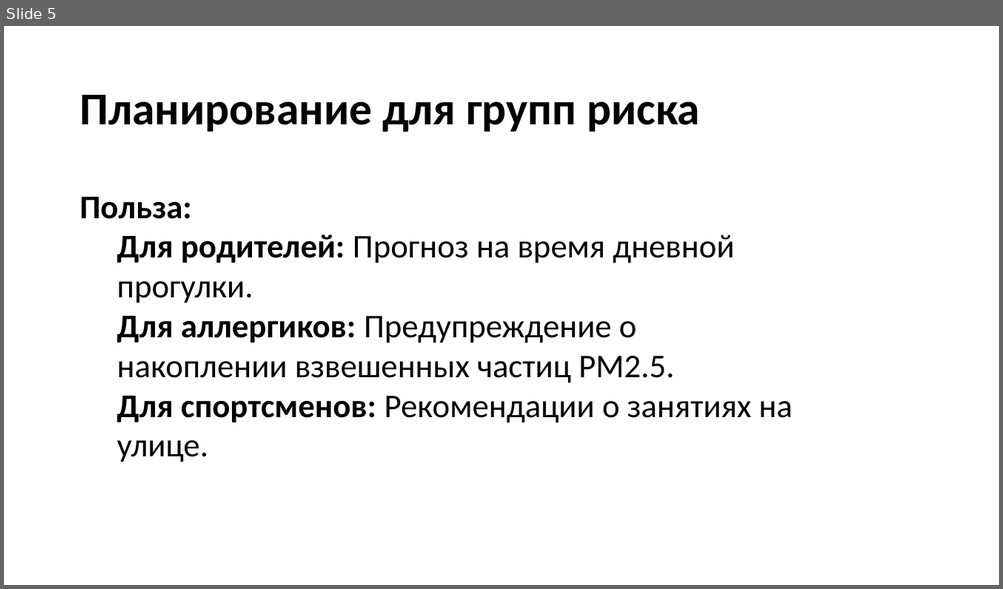
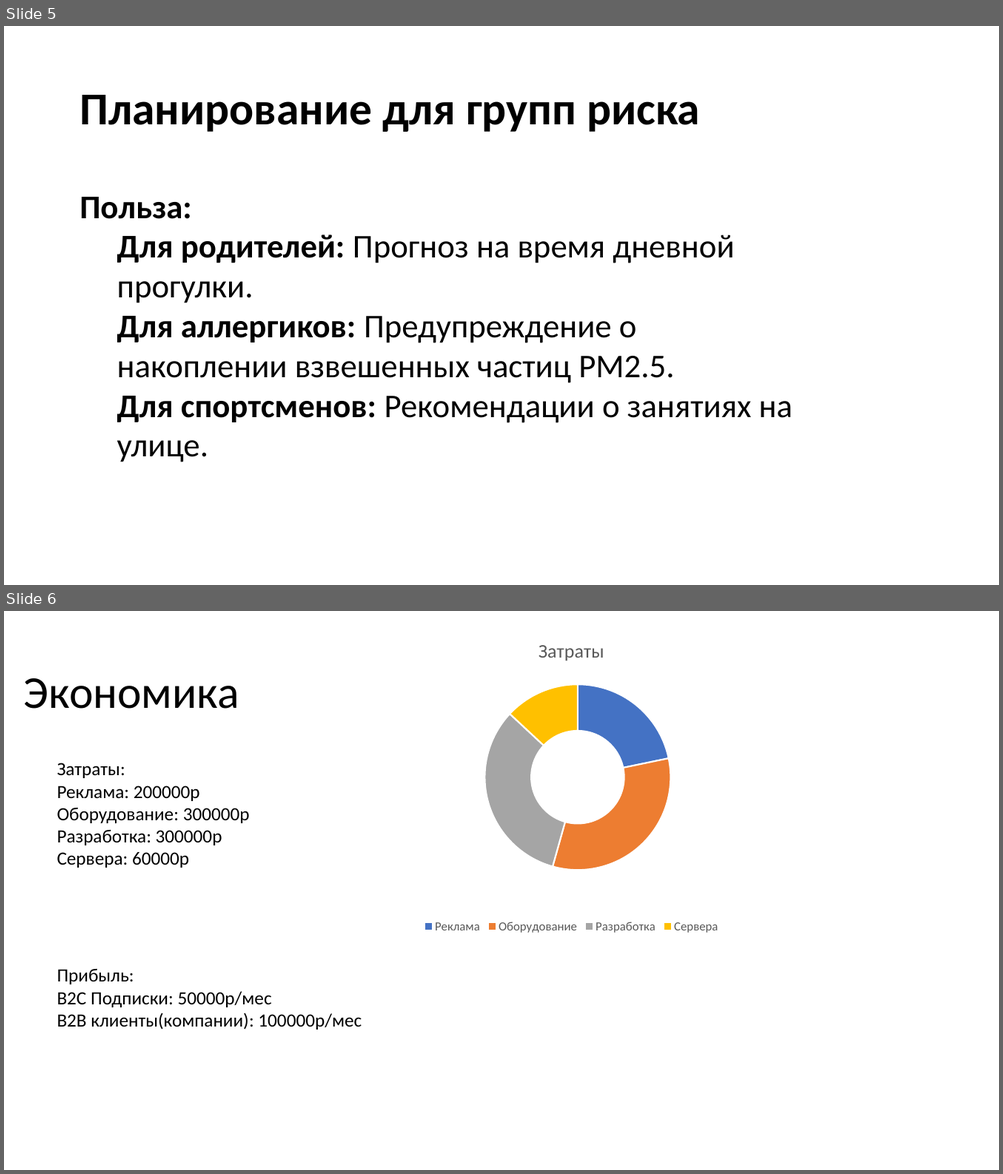
Before and after one commit to RaneKup/AQIbot, a slide deck: Air Project.pptx. Shown one above the other, each under a label of ours: slide 5 before the commit, slides 5 and 6 after it. The pictures are 1003x589 and 1003x1174 pixels, drawn with LibreOffice and Linux fonts; fonts in the diff are those of the drawing; background and template pictures are left out. Boxes give left, top, right and bottom in pixels: in the first picture for what was removed or moved away, otherwise in the second. Text is boxed around its words. In the diff, an @@ line names an element or a change of style, - is before the commit and + after.

```diff
--- a/Air Project.pptx
+++ b/Air Project.pptx
@@ slide 6 added at [4,611,999,1170], background picture (left out) @@
@@ doughnut chart added at [233,624,910,937] @@
+title "Затраты "
+categories: Реклама, Оборудование, Разработка, Сервера
+Series 1: 22, 33, 33, 13
@@ title added at [24,678,239,709], 44 pt, text #000000 @@
+Экономика
@@ text added at [57,763,250,868], 18 pt, text #000000 @@
+Затраты:
+Реклама: 200000р
+Оборудование: 300000р
+Разработка: 300000р
+Сервера: 60000р
@@ text added at [57,969,361,1030], 18 pt, text #000000 @@
+Прибыль:
+B2C Подписки: 50000р/мес
+B2B клиенты(компании): 100000р/мес
```
Also in this commit, not shown: 2 slides changed, 1 other slide added, 1 slide removed, 1 other file.
